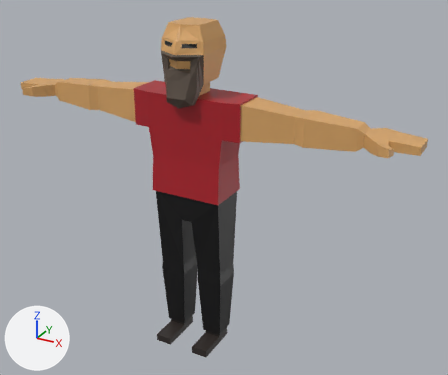
One commit to the Blender file assets/player/playerchar.blend: the scene before it, then after it.
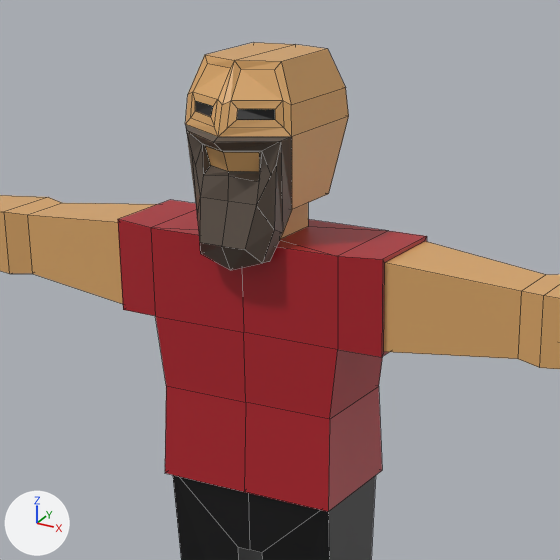
Old and new are each drawn whole from a camera (50 mm lens) standing at (1.481, -2.409, 2.094) and looking at (0.127, 0.054, 0.863) and again close up on the part from 19% to 69% of the width and 0% to 60% of the height. Arrows for +X, +Y and +Z are at lower left; the lights stay in place. The close-ups show mesh edges as thin lines.
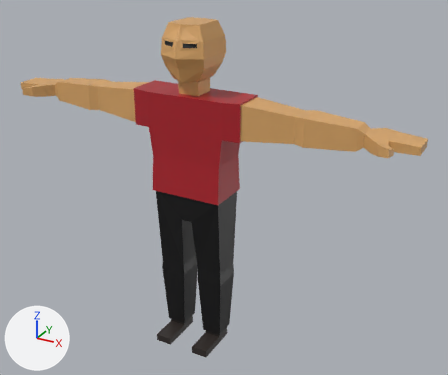
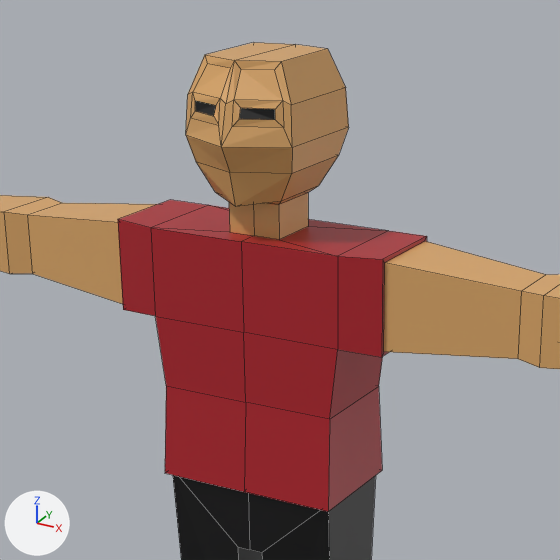
Pixel boxes (x1, y1, x2, y2) of what changed, in the close-ups (560 x 560 px):
```json
{"part": 1, "of": "me_cube", "change": "cut back", "before": [185, 60, 349, 270], "after": [186, 60, 349, 206]}
```

Edits to the scene script, one JSON object a line:
```json
{"block": "me_cube", "where": "# used by ob_cube; location = (0.0, 0.0, 0.0)"}
{"op": "remove", "block": "me_cube", "code": "me_cube.from_pydata(...)  # 280 vertices, 278 faces; spans x -1.06..1.06, y -0.18..0.12, z 0.0..1.66"}
{"op": "add", "block": "me_cube", "code": "me_cube.from_pydata(...)  # 250 vertices, 248 faces; spans x -1.06..1.06, y -0.18..0.12, z 0.0..1.66"}
{"block": "me_cube", "change": "me_cube part 1"}
{"block": "me_cube", "change": "42 vertices are removed from x -0.11..0.11, y -0.18..0.12, z 1.3..1.54"}
{"block": "me_cube", "change": "56 faces are deleted"}
{"block": "me_cube", "change": "9 vertices in x -0.03..0.03, y -0.15..-0.14, z 1.56..1.6 move by (0.0, 0.01, 0.0)"}
{"block": "me_cube", "change": "4 vertices move from x -0.11..0.11, y 0.06..0.11, z 1.4..1.54 to x -0.11..0.11, y 0.06..0.11, z 1.42..1.52"}
{"block": "me_cube", "change": "12 vertices are added at x -0.11..0.11, y -0.15..0.12, z 1.41..1.52"}
{"block": "me_cube", "change": "26 new faces join them"}
```
